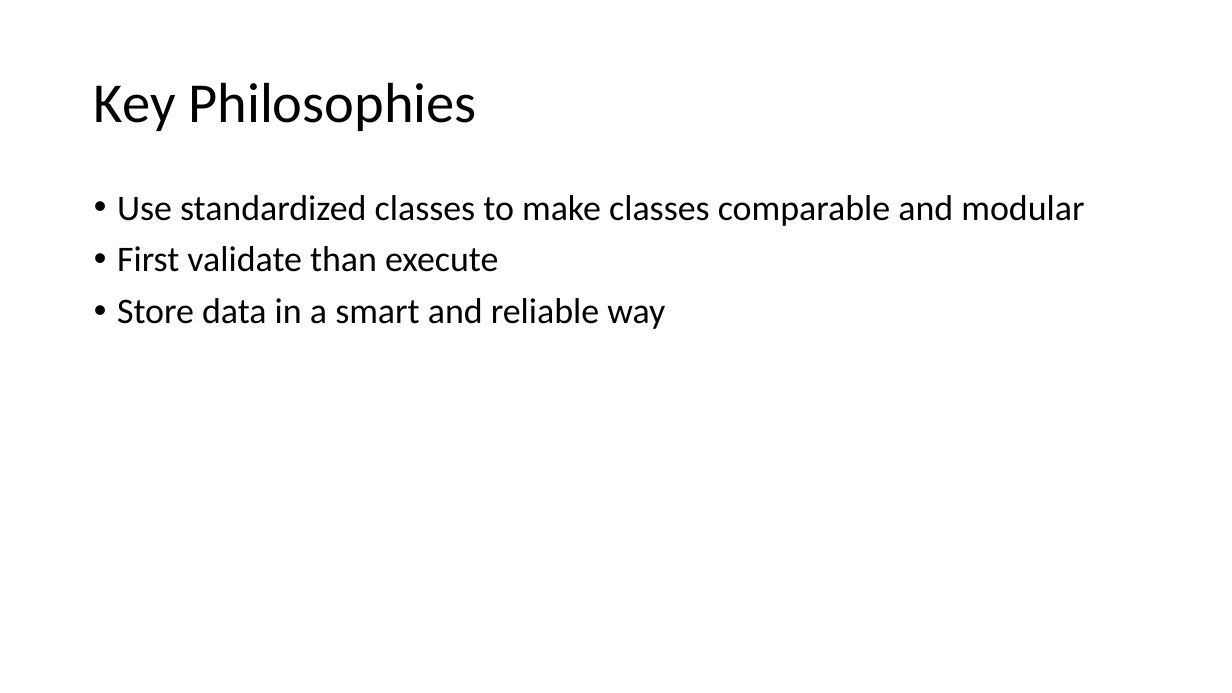
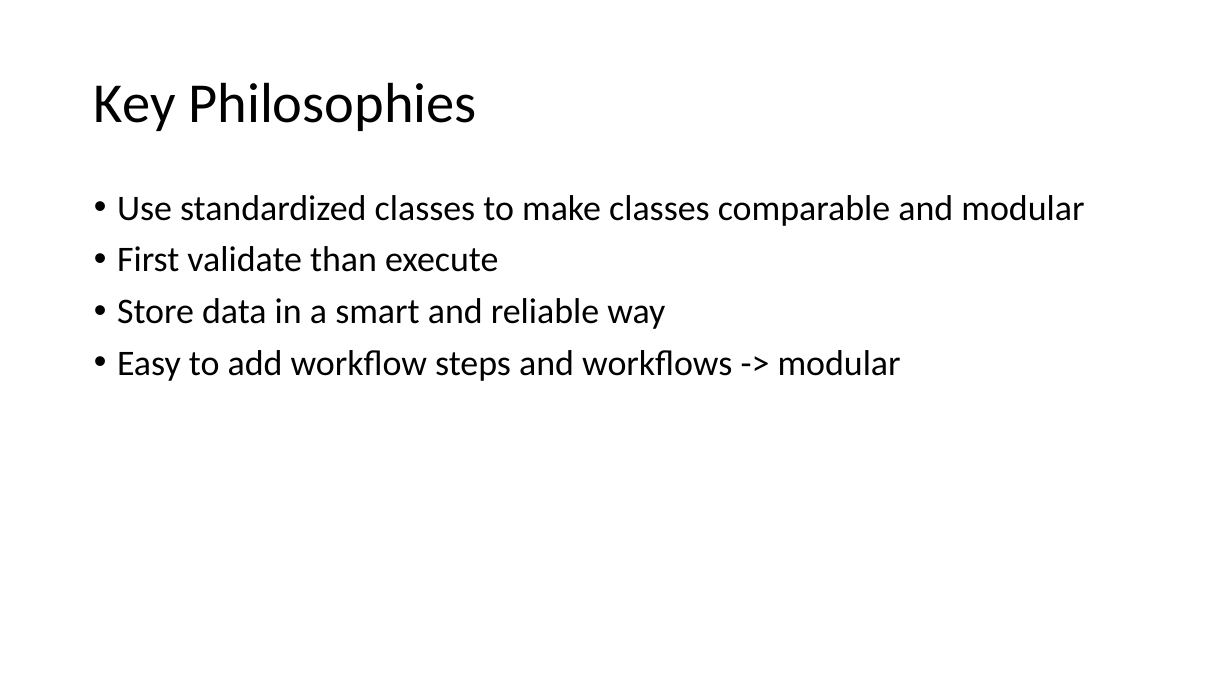
Before and after one commit to Siebe88/Webs-Workflow, a slide deck: slide 3 of Documentation/Webs – Workflow case - design.pptx. Drawn at 1232x693 pixels with LibreOffice and Linux fonts; fonts in the diff are those of the drawing. Boxes give left, top, right and bottom in pixels: in the first picture for what was removed or moved away, otherwise in the second. Text is boxed around its words. In the diff, an @@ line names an element or a change of style, - is before the commit and + after.

Commit message:
Features: powerpoint and workflow exports

```diff
--- a/Documentation/Webs – Workflow case - design.pptx
+++ b/Documentation/Webs – Workflow case - design.pptx
@@ text at [117, 350, 901, 381]: paragraph added @@
+• Easy to add workflow steps and workflows -> modular
```
Also in this commit, not shown: 1 other slide changed, 5 slides added, 1 slide removed, 3 other files.
